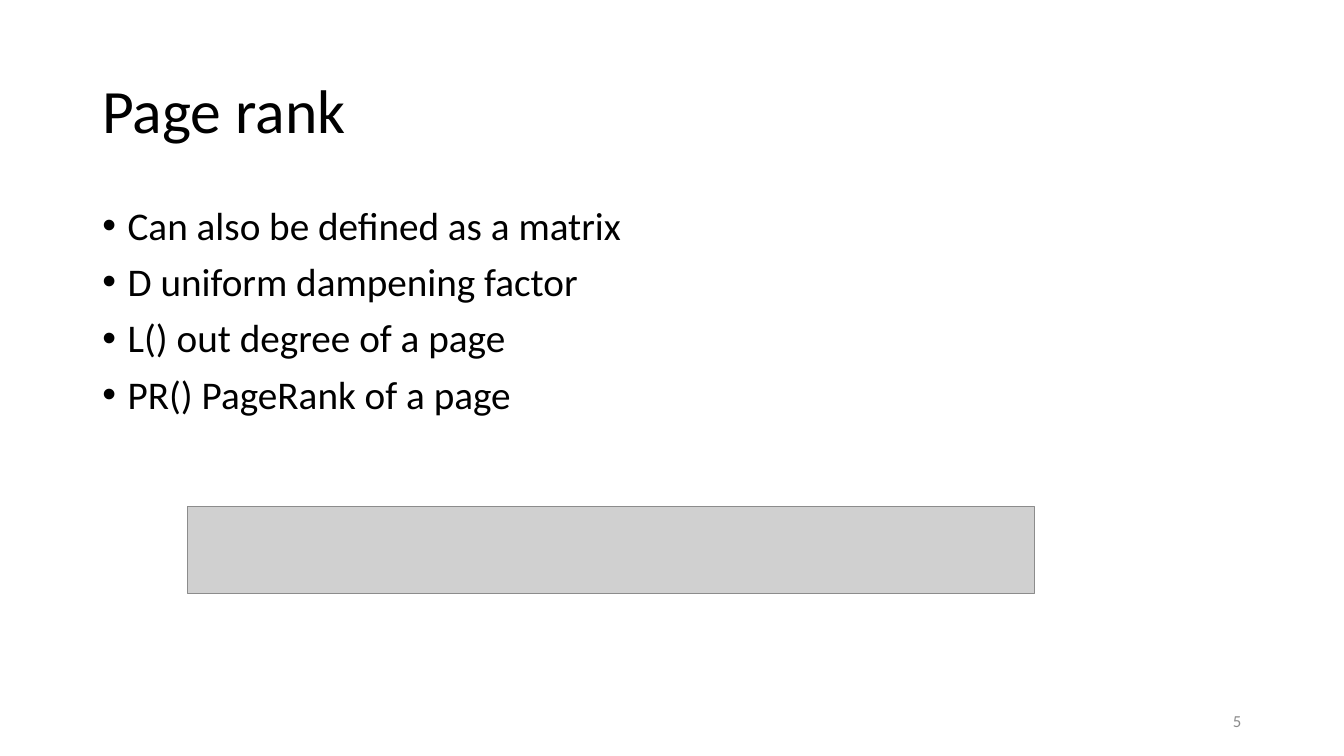
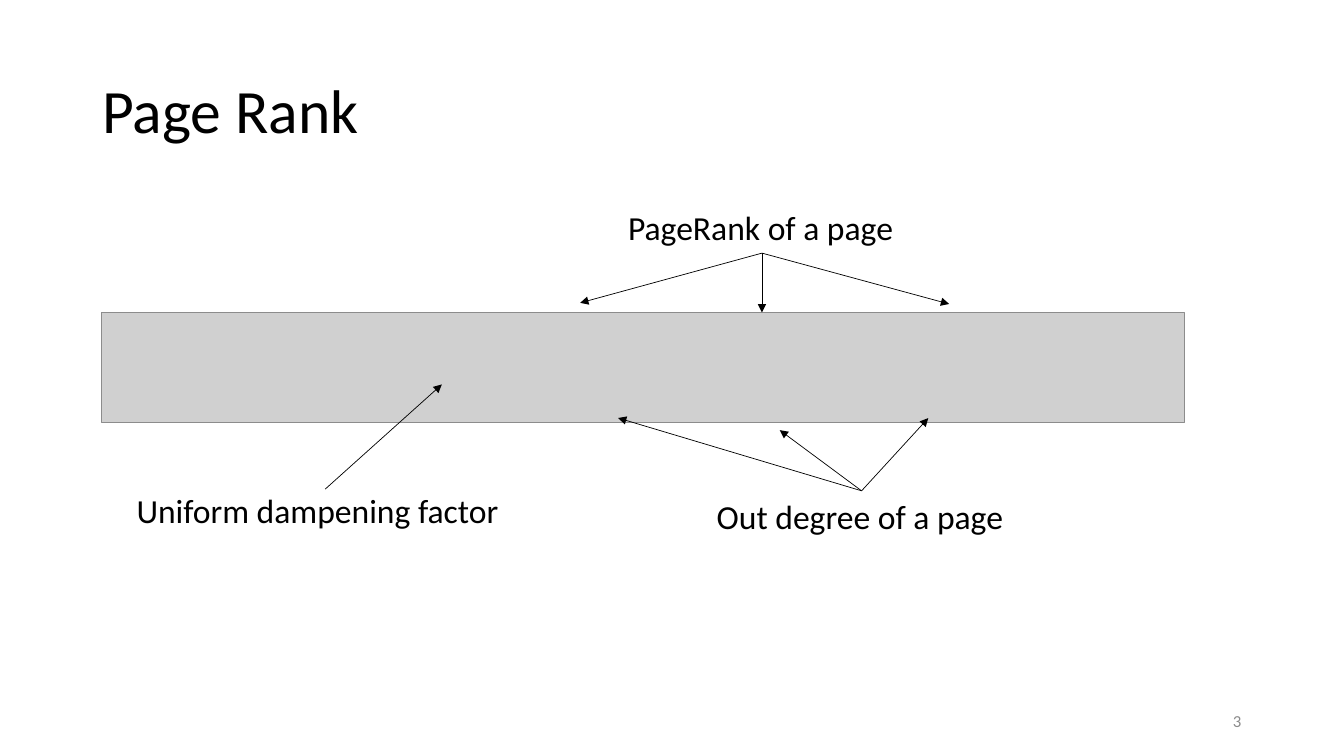
Before and after one commit to Miranda-C-Smith/cs834-f17, a slide deck: slide 3 of assignments/Presentation2/TopicPageRankSlides.pptx (slide 5 before the commit). Drawn at 1344x756 pixels with LibreOffice and Linux fonts; fonts in the diff are those of the drawing; grey boxes stand for pictures. Boxes give left, top, right and bottom in pixels: in the first picture for what was removed or moved away, otherwise in the second. Text is boxed around its words. In the diff, an @@ line names an element or a change of style, - is before the commit and + after.

```diff
--- a/assignments/Presentation2/TopicPageRankSlides.pptx
+++ b/assignments/Presentation2/TopicPageRankSlides.pptx
@@ title at [102, 90, 359, 144]: text changed @@
-Page rank
+Page Rank
@@ text added at [628, 216, 893, 246], 24 pt, text #000000 @@
+PageRank of a page
@@ arrow added from (762, 253) to (581, 302), #000000 0.5 pt @@
@@ arrow added from (762, 253) to (762, 313), #000000 0.5 pt @@
@@ arrow added from (762, 253) to (950, 304), #000000 0.5 pt @@
@@ picture: place and size @@
-picture at [188, 507, 1035, 594]
+picture at [102, 313, 1185, 423]
@@ arrow added from (326, 489) to (442, 384), #000000 0.5 pt @@
@@ arrow added from (862, 491) to (618, 418), #000000 0.5 pt @@
@@ arrow added from (862, 491) to (929, 418), #000000 0.5 pt @@
@@ arrow added from (862, 491) to (780, 431), #000000 0.5 pt @@
@@ text at [137, 499, 498, 529]: text changed; size 28 to 24 pt @@
-• Can also be defined as a matrix
-• D uniform dampening factor
-• L() out degree of a page
-• PR() PageRank of a page
+Uniform dampening factor
@@ text added at [717, 505, 1003, 535], 24 pt, text #000000 @@
+Out degree of a page
@@ page number at [1233, 716, 1241, 727]: text changed @@
-5
+3
```
Also in this commit, not shown: 5 other slides changed, 6 slides added, 4 slides removed.
